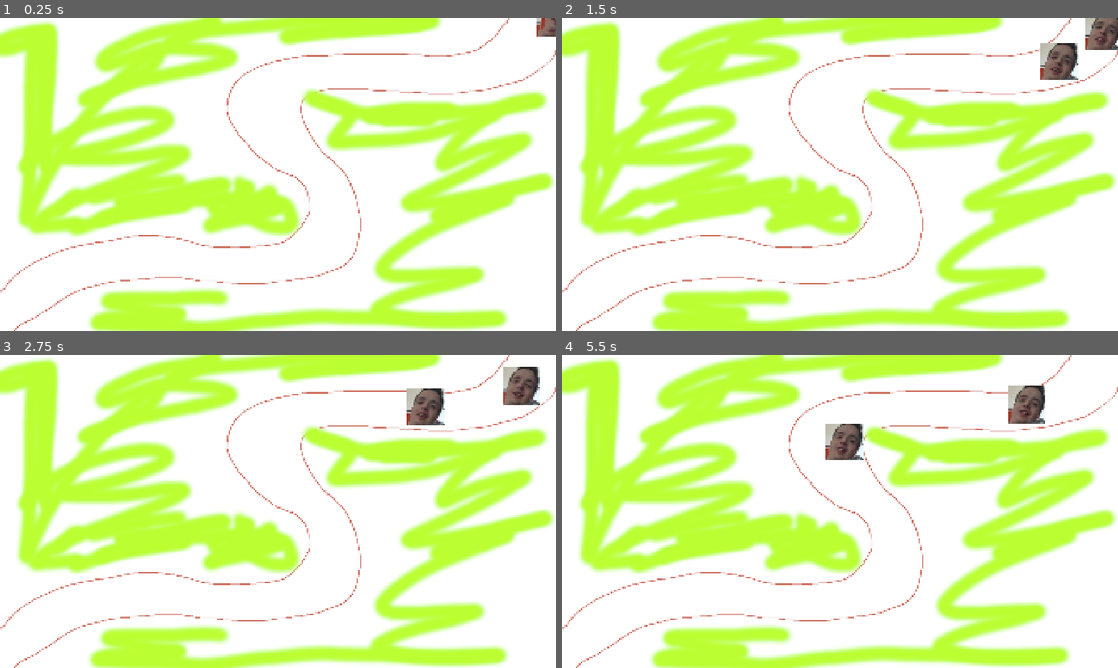
Above: before the commit, frames 1-4 (two rows, left to right).
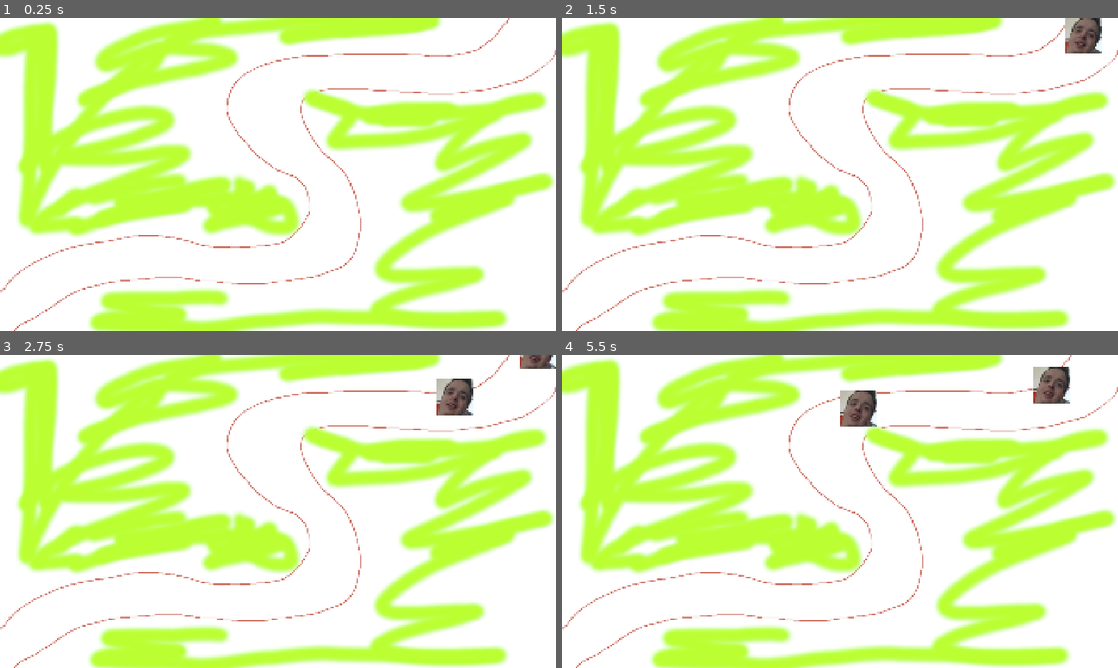
Above: after the commit, the same moments.

Repository: AstroFP/BrainRot-Tower-Defense
Game: Godot game, scene res://scenes/levels/test_level.tscn
Two runs of this game, one before a commit and one after it. Both use one fixed random seed, a clock stepped at 60 frames per second and the inputs below. Before the commit the project starts from res://scenes/levels/TestLevel.tscn.
Inputs:
- Up to frame 1 (0.25 s): no input
- Up to frame 2 (1.5 s): no input
- Up to frame 3 (2.75 s): no input
- Up to frame 4 (5.5 s): no input

The runs differ from the first frame. In frame 1, 0.2% of the frame differs, in the area x 96-100%, y 0-6%; in frame 2, 1.7%; in frame 3, 2.4%; in frame 4, 2.9%, in the area x 47-92%, y 3-34%.

Commit message:
fix: Rename script and scene files to follow naming convention

Diff:
--- a/prefabs/enemies/hungry_hippo.tscn
+++ b/prefabs/enemies/hungry_hippo.tscn
@@ -1,6 +1,6 @@
 [gd_scene load_steps=5 format=3 uid="uid://4ma2pna2ag6o"]
 
-[ext_resource type="Script" uid="uid://bs8os8ovowscb" path="res://scripts/HungryHippo.gd" id="1_xfphi"]
+[ext_resource type="Script" uid="uid://bs8os8ovowscb" path="res://scripts/hungry_hippo.gd" id="1_xfphi"]
 [ext_resource type="Texture2D" uid="uid://cjmyyku3i6ijs" path="res://assets/sprites/MC_Fabian3.png" id="2_5ofek"]
 
 [sub_resource type="RectangleShape2D" id="RectangleShape2D_irg8o"]
--- a/prefabs/enemies/path_follow.tscn
+++ b/prefabs/enemies/path_follow.tscn
@@ -8,5 +8,4 @@
 loop = false
 
 [node name="HungryHippo" parent="." instance=ExtResource("1_1q2i4")]
-position = Vector2(1115.66, 253.71)
 rotation = -2.38941
--- a/project.godot
+++ b/project.godot
@@ -11,7 +11,7 @@
 [application]
 
 config/name="BrainRot Tower Defense"
-run/main_scene="res://scenes/levels/TestLevel.tscn"
+run/main_scene="res://scenes/levels/test_level.tscn"
 config/features=PackedStringArray("4.4", "Mobile")
 
 [display]
@@ -27,7 +27,9 @@
 
 folder_colors={
 "res://assets/": "blue",
-"res://prefabs/": "teal"
+"res://prefabs/": "teal",
+"res://resources/": "orange",
+"res://scripts/": "pink"
 }
 
 [input_devices]
--- a/scenes/levels/TestLevel.tscn
+++ /dev/null
@@ -1,22 +0,0 @@
-[gd_scene load_steps=4 format=3 uid="uid://bncs3ty5546u5"]
-
-[ext_resource type="Texture2D" uid="uid://txfxh2a7blna" path="res://assets/sprites/TestBackgroundSprite.png" id="1_86d4f"]
-[ext_resource type="PackedScene" uid="uid://bo7226b1wsgh0" path="res://scenes/game_manager.tscn" id="2_w20ko"]
-
-[sub_resource type="Curve2D" id="Curve2D_86d4f"]
-_data = {
-"points": PackedVector2Array(0, 0, 0, 0, 986, -577, 132.149, -97.4433, -132.149, 97.4433, 815, -417, 120.136, -86.7646, -120.136, 86.7646, 42, -310, 33.371, -170.859, -33.371, 170.859, 190, 184, 208.235, -13.3484, -208.235, 13.3484, -555, 280, 0, 0, 0, 0, -994, 535)
-}
-point_count = 6
-
-[node name="TestLevel" type="Node2D"]
-
-[node name="Background" type="Sprite2D" parent="."]
-texture = ExtResource("1_86d4f")
-
-[node name="Path" type="Path2D" parent="."]
-curve = SubResource("Curve2D_86d4f")
-
-[node name="GameManager" parent="." instance=ExtResource("2_w20ko")]
-
-[node name="Camera2D" type="Camera2D" parent="."]
--- /dev/null
+++ b/scenes/levels/test_level.tscn
@@ -0,0 +1,22 @@
+[gd_scene load_steps=4 format=3 uid="uid://bncs3ty5546u5"]
+
+[ext_resource type="Texture2D" uid="uid://txfxh2a7blna" path="res://assets/sprites/TestBackgroundSprite.png" id="1_yautc"]
+[ext_resource type="PackedScene" uid="uid://bo7226b1wsgh0" path="res://scenes/game_manager.tscn" id="2_fr1um"]
+
+[sub_resource type="Curve2D" id="Curve2D_86d4f"]
+_data = {
+"points": PackedVector2Array(0, 0, 0, 0, 1082, -660, 132.149, -97.4433, -132.149, 97.4433, 815, -417, 120.136, -86.7646, -120.136, 86.7646, 42, -310, 33.371, -170.859, -33.371, 170.859, 190, 184, 208.235, -13.3484, -208.235, 13.3484, -555, 280, 0, 0, 0, 0, -1175, 669)
+}
+point_count = 6
+
+[node name="TestLevel" type="Node2D"]
+
+[node name="Background" type="Sprite2D" parent="."]
+texture = ExtResource("1_yautc")
+
+[node name="Path" type="Path2D" parent="."]
+curve = SubResource("Curve2D_86d4f")
+
+[node name="GameManager" parent="." instance=ExtResource("2_fr1um")]
+
+[node name="Camera2D" type="Camera2D" parent="."]
--- a/scripts/HungryHippo.gd
+++ b/scripts/hungry_hippo.gd
@@ -5,9 +5,11 @@
 
 @export var move_speed := 75.0
 
+var rng = RandomNumberGenerator.new()
+
 func _ready():
-	#remote_transform_2d.remote_path = self.get_path()
-	position = Vector2(0,0)
+	var random_pos_offset = rng.randf_range(-100,100)
+	position = Vector2(0,random_pos_offset)
 
 func _physics_process(delta):
 	path_follow.progress += move_speed * delta
Not shown: 2 places in scenes/levels/test_level2.tscn that only renumber resources
Renamed: scripts/HungryHippo.gd.uid -> scripts/hungry_hippo.gd.uid
